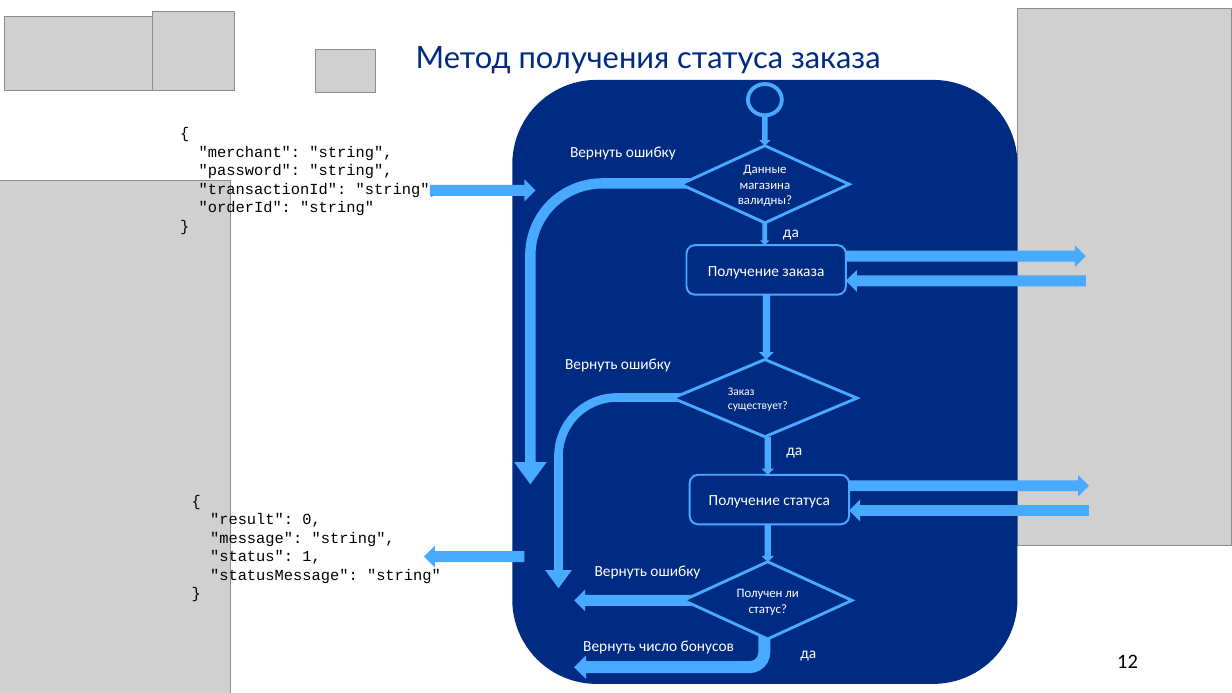
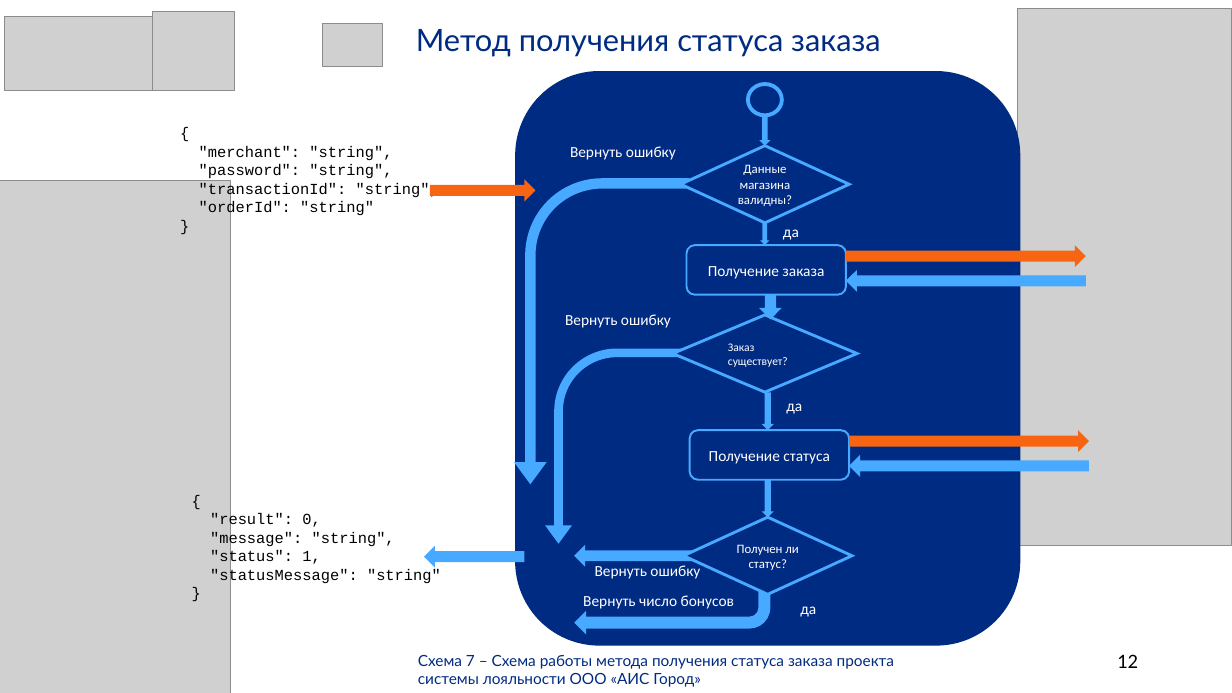
Before and after one commit to SalminaTatyana/DiplomNote, a slide deck: slide 12 of Иванова.pptx. Drawn at 1232x693 pixels with LibreOffice and Linux fonts; fonts in the diff are those of the drawing; grey boxes stand for pictures. Boxes give left, top, right and bottom in pixels: in the first picture for what was removed or moved away, otherwise in the second. Text is boxed around its words. In the diff, an @@ line names an element or a change of style, - is before the commit and + after.

```diff
--- a/Иванова.pptx
+++ b/Иванова.pptx
@@ picture: place and size @@
-picture at [315,50,375,92]
+picture at [323,24,383,67]
@@ text "Метод получения статуса заказа": place and size @@
-text "Метод получения статуса заказа" at [416,46,881,74]
+text "Метод получения статуса заказа" at [416,29,881,57]
@@ rounded rectangle: place and size @@
-rounded rectangle at [512,79,1018,684]
+rounded rectangle at [516,71,1021,646]
@@ right arrow: place and size @@
-right arrow at [759,295,774,360]
+right arrow at [760,295,783,320]
@@ 5 right arrows, 4 texts, 2 diamonds, 2 bent arrows, 1 rounded rectangle: place and size @@
-5 right arrows, 4 texts, 2 diamonds, 2 bent arrows, 1 rounded rectangle at [545,358,1090,679]
+5 right arrows, 4 texts, 2 diamonds, 2 bent arrows, 1 rounded rectangle at [545,314,1090,635]
@@ fill #47A9FF to #F86512 in 3 elements at [430,179,535,201], [847,245,1087,267], [849,431,1090,453] @@
@@ text added at [418,655,894,687], 12 pt, text #002B82 @@
+Схема 7 – Схема работы метода получения статуса заказа проекта системы лояльности ООО «АИС Город»
```
Also in this commit, not shown: 10 other slides changed.
